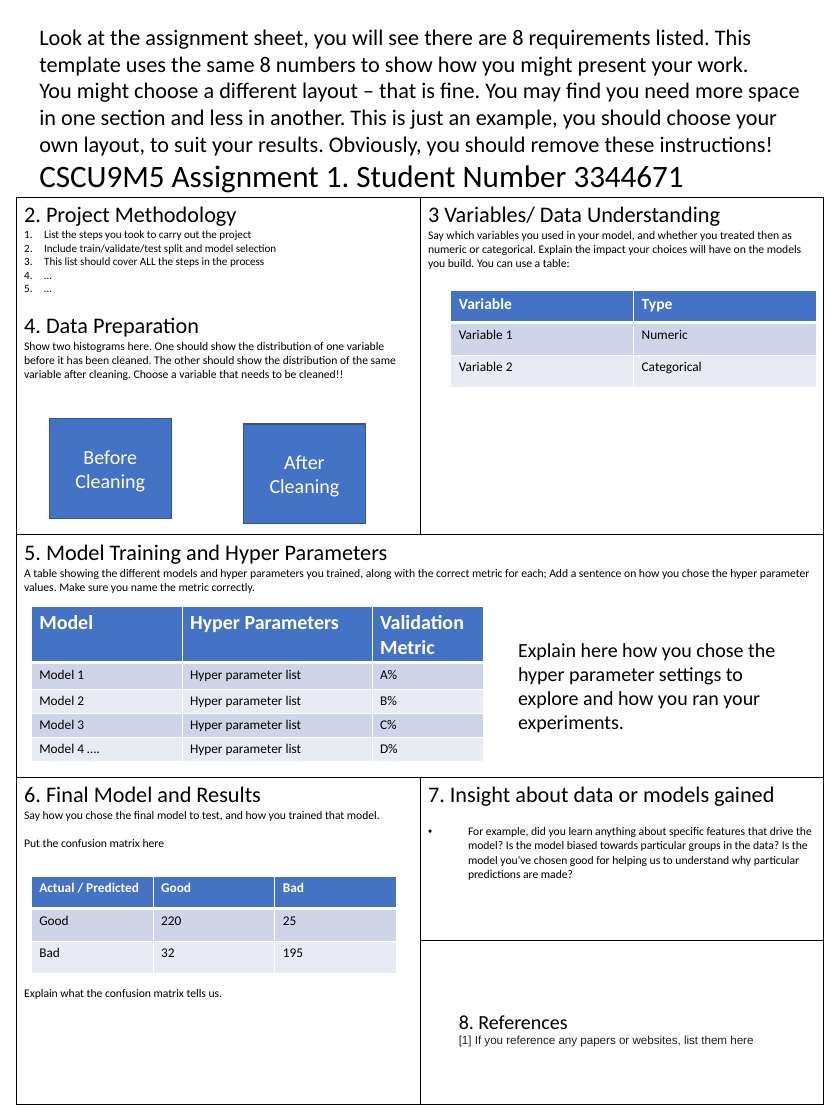
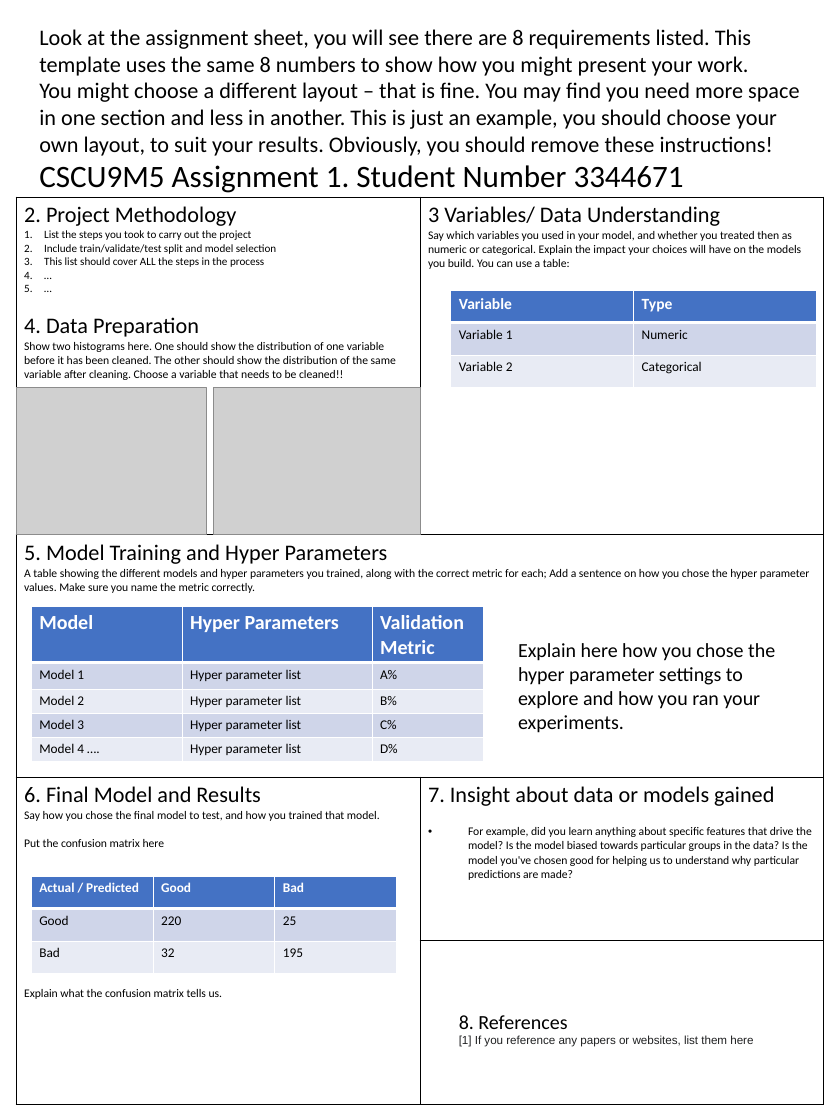
Before and after one commit to muniir28ahmed/M5-Assignment, a slide deck: slide 1 of ExampleAssignmentTemplate.pptx. Drawn at 840x1120 pixels with LibreOffice and Linux fonts; fonts in the diff are those of the drawing; grey boxes stand for pictures. Boxes give left, top, right and bottom in pixels: in the first picture for what was removed or moved away, otherwise in the second. Text is boxed around its words. In the diff, an @@ line names an element or a change of style, - is before the commit and + after.

```diff
--- a/ExampleAssignmentTemplate.pptx
+++ b/ExampleAssignmentTemplate.pptx
@@ picture added at bbox=[16, 387, 206, 534] @@
@@ picture added at bbox=[214, 387, 420, 534] @@
@@ rectangle removed at bbox=[49, 418, 171, 518] @@
-Before Cleaning
@@ rectangle removed at bbox=[243, 424, 366, 524] @@
-After Cleaning
```
Also in this commit, not shown: 3 other files.
